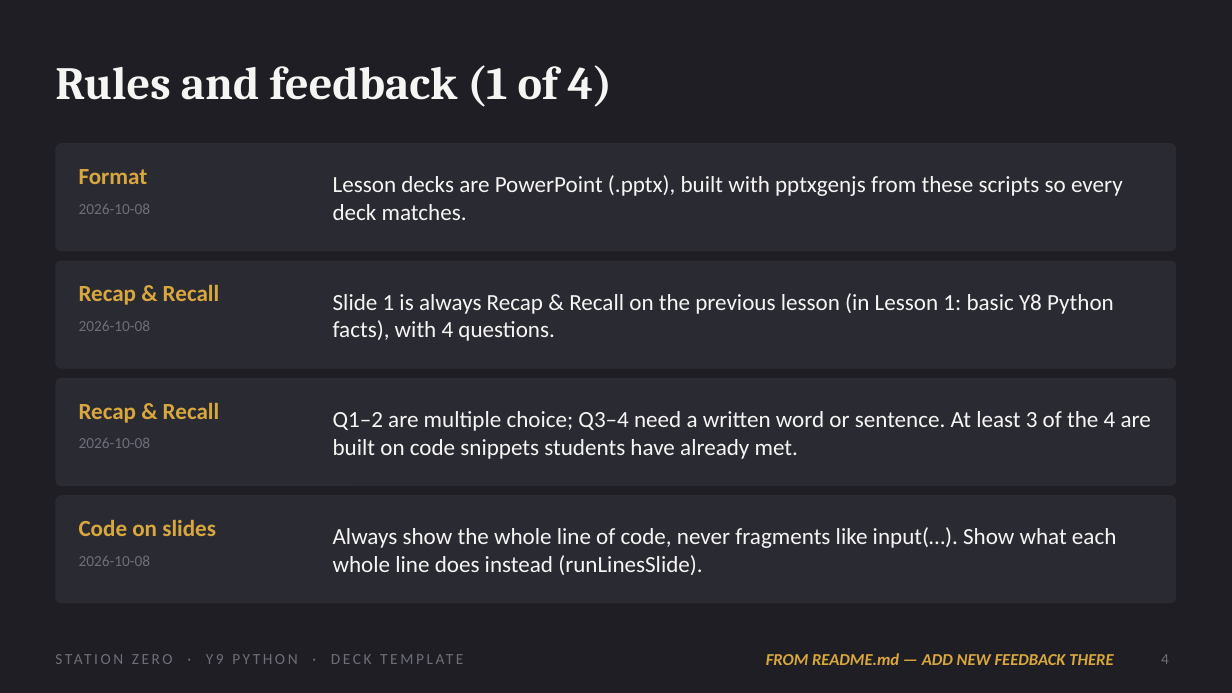
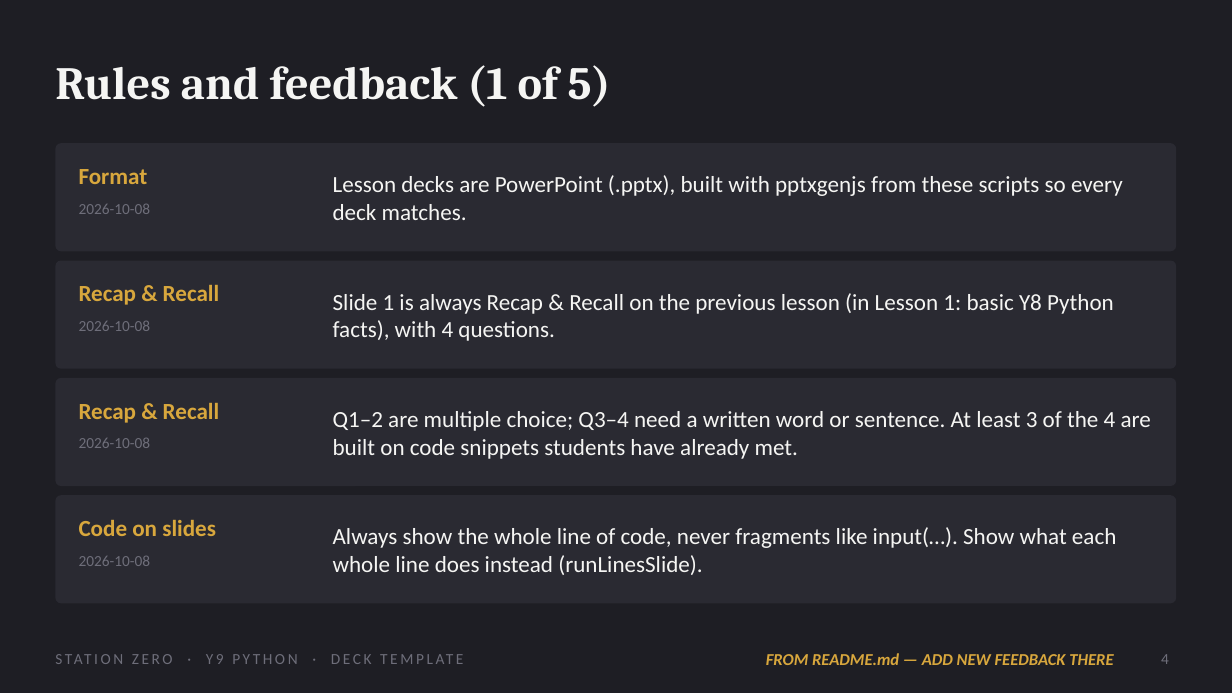
Before and after one commit to OGAComputing/interactive, a slide deck: slide 4 of _presentations/Y9_Python/Y9_Python_Deck_Template.pptx. Drawn at 1232x693 pixels with LibreOffice and Linux fonts; fonts in the diff are those of the drawing. Boxes give left, top, right and bottom in pixels: in the first picture for what was removed or moved away, otherwise in the second. Text is boxed around its words. In the diff, an @@ line names an element or a change of style, - is before the commit and + after.

```diff
--- a/_presentations/Y9_Python/Y9_Python_Deck_Template.pptx
+++ b/_presentations/Y9_Python/Y9_Python_Deck_Template.pptx
@@ title at (55, 65, 611, 107): text changed @@
-Rules and feedback (1 of 4)
+Rules and feedback (1 of 5)
```
Also in this commit, not shown: 4 other slides changed, 1 slide added, 33 other files.
